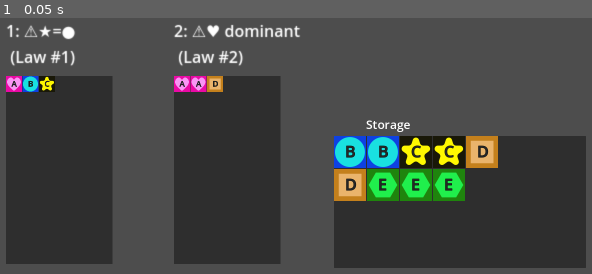
Above: before the commit, frame 1.
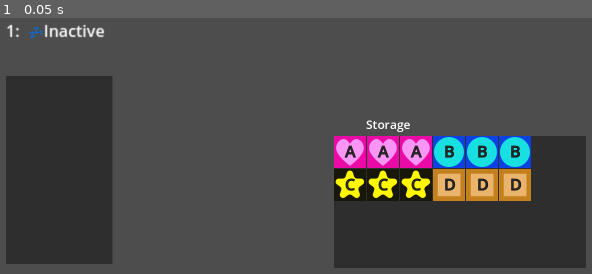
Above: after the commit, the same moment.

Repository: ninjacreeper47/Meriam-s-Trial
Game: Godot game, scene res://Levels/alchemypractice1.tscn
Same seed, same stepped clock (60 frames per second), same inputs: the game is played once before the commit and once after it. This scene is started directly instead of the project's main scene.
Inputs:
- Up to frame 1 (0.05 s): no input

The runs differ from the first frame. In frame 1, 23% of the frame differs, in the area x 1-90%, y 2-97%.

Commit message:
small changes towards new tutorial

Diff:
--- a/Levels/alchemypractice1.tscn
+++ b/Levels/alchemypractice1.tscn
@@ -25,50 +25,65 @@
 offset_bottom = 528.0
 
 [node name="Storage" parent="StorageContainer/StorageBackground" index="0"]
-columns = 5
+columns = 6
 capacity = 20
 
-[node name="Essence" parent="StorageContainer/StorageBackground/Storage" index="0" instance=ExtResource("3_w7ruw")]
+[node name="Essence10" parent="StorageContainer/StorageBackground/Storage" index="0" instance=ExtResource("3_w7ruw")]
+layout_mode = 2
+my_type = "Friendship"
+
+[node name="Essence11" parent="StorageContainer/StorageBackground/Storage" index="1" instance=ExtResource("3_w7ruw")]
+layout_mode = 2
+my_type = "Friendship"
+
+[node name="Essence12" parent="StorageContainer/StorageBackground/Storage" index="2" instance=ExtResource("3_w7ruw")]
+layout_mode = 2
+my_type = "Friendship"
+
+[node name="Essence" parent="StorageContainer/StorageBackground/Storage" index="3" instance=ExtResource("3_w7ruw")]
 layout_mode = 2
 value = "B"
 my_type = "Water"
 
-[node name="Essence2" parent="StorageContainer/StorageBackground/Storage" index="1" instance=ExtResource("3_w7ruw")]
+[node name="Essence13" parent="StorageContainer/StorageBackground/Storage" index="4" instance=ExtResource("3_w7ruw")]
 layout_mode = 2
 value = "B"
 my_type = "Water"
 
-[node name="Essence3" parent="StorageContainer/StorageBackground/Storage" index="2" instance=ExtResource("3_w7ruw")]
+[node name="Essence14" parent="StorageContainer/StorageBackground/Storage" index="5" instance=ExtResource("3_w7ruw")]
+layout_mode = 2
+value = "B"
+my_type = "Water"
+
+[node name="Essence3" parent="StorageContainer/StorageBackground/Storage" index="6" instance=ExtResource("3_w7ruw")]
 layout_mode = 2
 value = "C"
 my_type = "Star"
 
-[node name="Essence4" parent="StorageContainer/StorageBackground/Storage" index="3" instance=ExtResource("3_w7ruw")]
+[node name="Essence4" parent="StorageContainer/StorageBackground/Storage" index="7" instance=ExtResource("3_w7ruw")]
 layout_mode = 2
 value = "C"
 my_type = "Star"
 
-[node name="Essence5" parent="StorageContainer/StorageBackground/Storage" index="4" instance=ExtResource("3_w7ruw")]
+[node name="Essence15" parent="StorageContainer/StorageBackground/Storage" index="8" instance=ExtResource("3_w7ruw")]
+layout_mode = 2
+value = "C"
+my_type = "Star"
+
+[node name="Essence5" parent="StorageContainer/StorageBackground/Storage" index="9" instance=ExtResource("3_w7ruw")]
 layout_mode = 2
 value = "D"
 my_type = "Metal"
 
-[node name="Essence6" parent="StorageContainer/StorageBackground/Storage" index="5" instance=ExtResource("3_w7ruw")]
+[node name="Essence6" parent="StorageContainer/StorageBackground/Storage" index="10" instance=ExtResource("3_w7ruw")]
 layout_mode = 2
 value = "D"
 my_type = "Metal"
 
-[node name="Essence7" parent="StorageContainer/StorageBackground/Storage" index="6" instance=ExtResource("3_w7ruw")]
+[node name="Essence2" parent="StorageContainer/StorageBackground/Storage" index="11" instance=ExtResource("3_w7ruw")]
 layout_mode = 2
-value = "E"
-
-[node name="Essence8" parent="StorageContainer/StorageBackground/Storage" index="7" instance=ExtResource("3_w7ruw")]
-layout_mode = 2
-value = "E"
-
-[node name="Essence9" parent="StorageContainer/StorageBackground/Storage" index="8" instance=ExtResource("3_w7ruw")]
-layout_mode = 2
-value = "E"
+value = "D"
+my_type = "Metal"
 
 [node name="ExperimentDisplay" parent="." instance=ExtResource("3_d3yfb")]
 offset_left = 88.0
@@ -79,57 +94,10 @@
 [node name="Experiment1" parent="ExperimentDisplay/ExperimentBackground1" index="0"]
 practice_experiment = true
 
-[node name="Essence" parent="ExperimentDisplay/ExperimentBackground1/Experiment1/column1" index="0" instance=ExtResource("3_w7ruw")]
-layout_mode = 2
-my_type = "Friendship"
-
-[node name="Essence2" parent="ExperimentDisplay/ExperimentBackground1/Experiment1/column2" index="0" instance=ExtResource("3_w7ruw")]
-layout_mode = 2
-value = "B"
-my_type = "Water"
-
-[node name="Essence3" parent="ExperimentDisplay/ExperimentBackground1/Experiment1/column3" index="0" instance=ExtResource("3_w7ruw")]
-layout_mode = 2
-value = "C"
-my_type = "Star"
-
 [node name="SortChoice" parent="ExperimentDisplay" index="2"]
 visible = false
 
 [node name="EssenceCount" parent="ExperimentDisplay" index="3"]
-visible = false
-
-[node name="ExperimentDisplay2" parent="." instance=ExtResource("3_d3yfb")]
-offset_left = 424.0
-offset_top = 224.0
-offset_right = 680.0
-offset_bottom = 832.0
-
-[node name="Experiment1" parent="ExperimentDisplay2/ExperimentBackground1" index="0"]
-practice_experiment = true
-ex_num = 2
-
-[node name="Essence" parent="ExperimentDisplay2/ExperimentBackground1/Experiment1/column1" index="0" instance=ExtResource("3_w7ruw")]
-layout_mode = 2
-my_type = "Friendship"
-
-[node name="Essence2" parent="ExperimentDisplay2/ExperimentBackground1/Experiment1/column2" index="0" instance=ExtResource("3_w7ruw")]
-layout_mode = 2
-my_type = "Friendship"
-
-[node name="Essence3" parent="ExperimentDisplay2/ExperimentBackground1/Experiment1/column3" index="0" instance=ExtResource("3_w7ruw")]
-layout_mode = 2
-value = "D"
-my_type = "Metal"
-
-[node name="ExStatus" parent="ExperimentDisplay2" index="1"]
-text = "2:  💤Inactive "
-status_num = "2"
-
-[node name="SortChoice" parent="ExperimentDisplay2" index="2"]
-visible = false
-
-[node name="EssenceCount" parent="ExperimentDisplay2" index="3"]
 visible = false
 
 [node name="AdvanceButton" parent="." instance=ExtResource("4_o27jm")]
@@ -139,8 +107,11 @@
 offset_right = 1136.0
 offset_bottom = 448.0
 
+[node name="Label" type="Label" parent="."]
+layout_mode = 0
+offset_right = 1168.0
+offset_bottom = 224.0
+
 [editable path="StorageContainer"]
 [editable path="ExperimentDisplay"]
 [editable path="ExperimentDisplay/ExperimentBackground1/Experiment1"]
-[editable path="ExperimentDisplay2"]
-[editable path="ExperimentDisplay2/ExperimentBackground1/Experiment1"]
--- /dev/null
+++ b/Levels/alchemypractice2.tscn
@@ -0,0 +1,15 @@
+[gd_scene format=3 uid="uid://cpe3m0od32ov3"]
+
+[node name="alchemypractice2" type="Control"]
+layout_mode = 3
+anchors_preset = 15
+anchor_right = 1.0
+anchor_bottom = 1.0
+grow_horizontal = 2
+grow_vertical = 2
+
+[node name="Label" type="Label" parent="."]
+layout_mode = 0
+offset_right = 1120.0
+offset_bottom = 288.0
+text = "Alchemical laws apply seperately to letters and shapes"
--- a/Levels/main.tscn
+++ b/Levels/main.tscn
@@ -107,8 +107,8 @@
 layout_mode = 2
 theme_override_font_sizes/font_size = 20
 text = "1. Can not have an equal amount of the same attribute
-2. Can not have more of one attribute than
- all the other attributes  of the same class combined
+2. Can not have more of one attribute than all other types
+of the same attribute
 
 Alchemic laws apply separately to elements,letters and
 experiment essence counts (if meta is active)
--- a/advance_button.gd
+++ b/advance_button.gd
@@ -6,5 +6,11 @@
 	visible = false
 # Called every frame. 'delta' is the elapsed time since the previous frame.
 func _process(delta):
-	if alchemy.labatory_stable && alchemy.active_experiments == 2:
+	if alchemy.labatory_stable && alchemy.active_experiments == 1:
 		visible = true
+
+func _on_pressed():
+	if get_tree().get_current_scene().get_name() == "alchemypractice1":
+		get_tree().change_scene_to_file("res://Levels/alchemypractice2.tscn")
+	if get_tree().get_current_scene().get_name() == "alchemypractice2":
+		get_tree().change_scene_to_file("res://Levels/main.tscn")
--- a/advance_button.tscn
+++ b/advance_button.tscn
@@ -8,3 +8,5 @@
 theme_override_font_sizes/font_size = 64
 text = "NEXT"
 script = ExtResource("1_jiq0v")
+
+[connection signal="pressed" from="." to="." method="_on_pressed"]
Not shown, added: Levels/alcD972.tmp
Not shown, added: Levels/alcEE71.tmp
